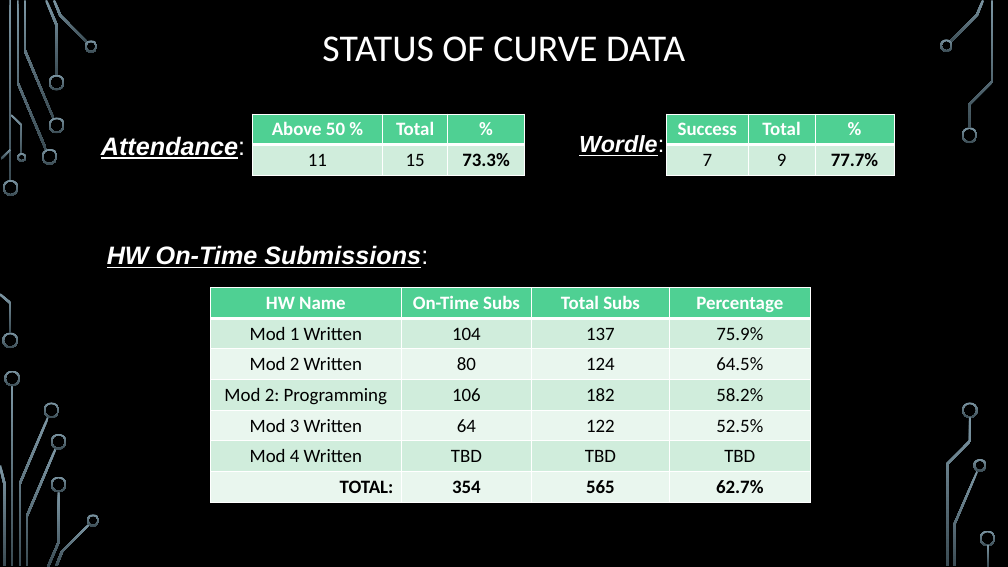
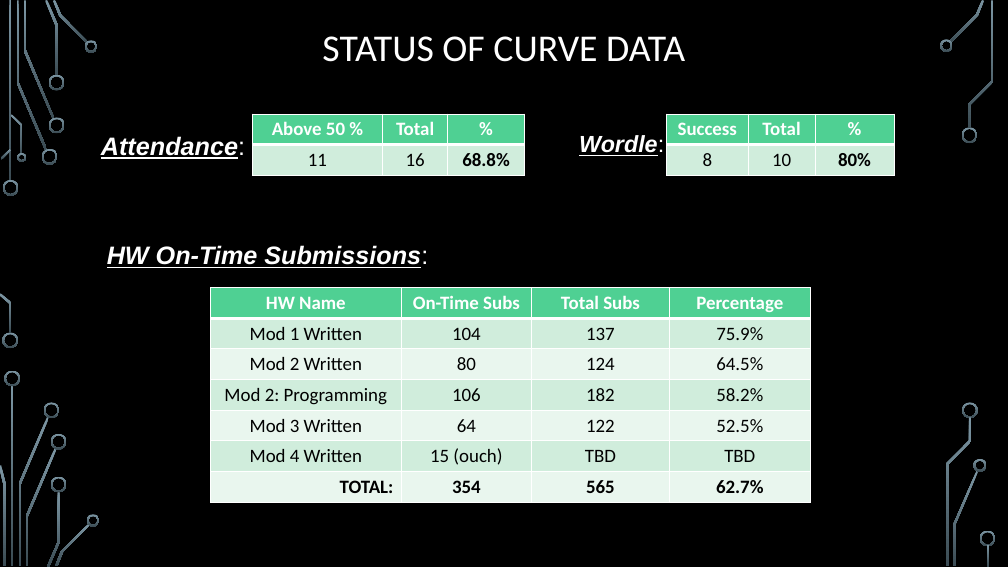
Before and after one commit to markfloryan/dmt2, a slide deck: slide 19 of slides/00-DailyAnnouncements.pptx (slide 18 before the commit). Drawn at 1008x567 pixels with LibreOffice and Linux fonts; fonts in the diff are those of the drawing; background and template pictures are left out. Boxes give left, top, right and bottom in pixels: in the first picture for what was removed or moved away, otherwise in the second. Text is boxed around its words. In the diff, an @@ line names an element or a change of style, - is before the commit and + after.

```diff
--- a/slides/00-DailyAnnouncements.pptx
+++ b/slides/00-DailyAnnouncements.pptx
@@ table at box(253, 114, 525, 175) @@
-row 2, column 2: 15
+row 2, column 2: 16
-row 2, column 3: 73.3%
+row 2, column 3: 68.8%
@@ table at box(667, 114, 895, 175) @@
-row 2: 7 | 9 | 77.7%
+row 2: 8 | 10 | 80%
@@ table at box(211, 287, 811, 502) @@
-row 6, column 2: TBD
+row 6, column 2: 15 (ouch)
```
Also in this commit, not shown: 1 slide added, 1 other file.
